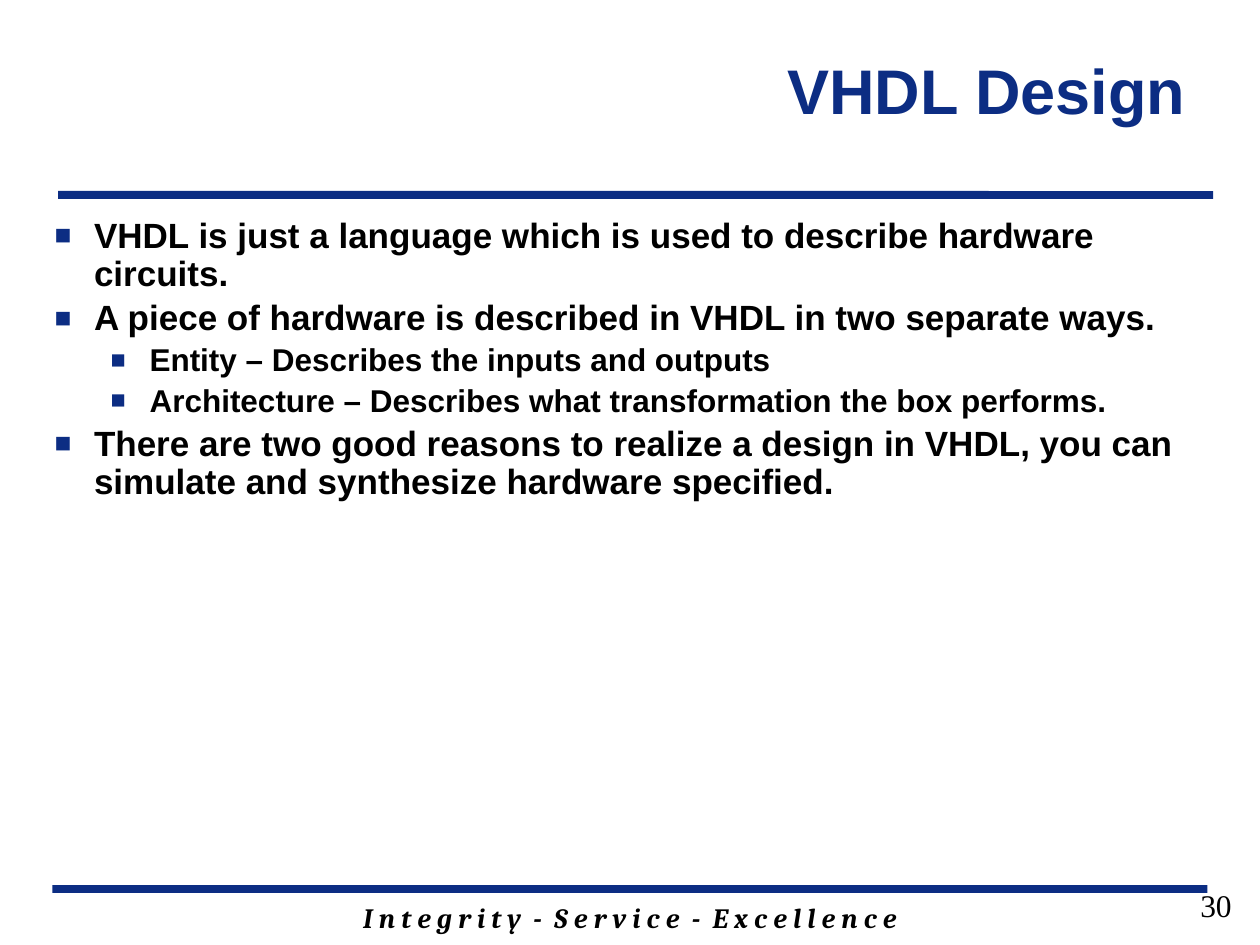
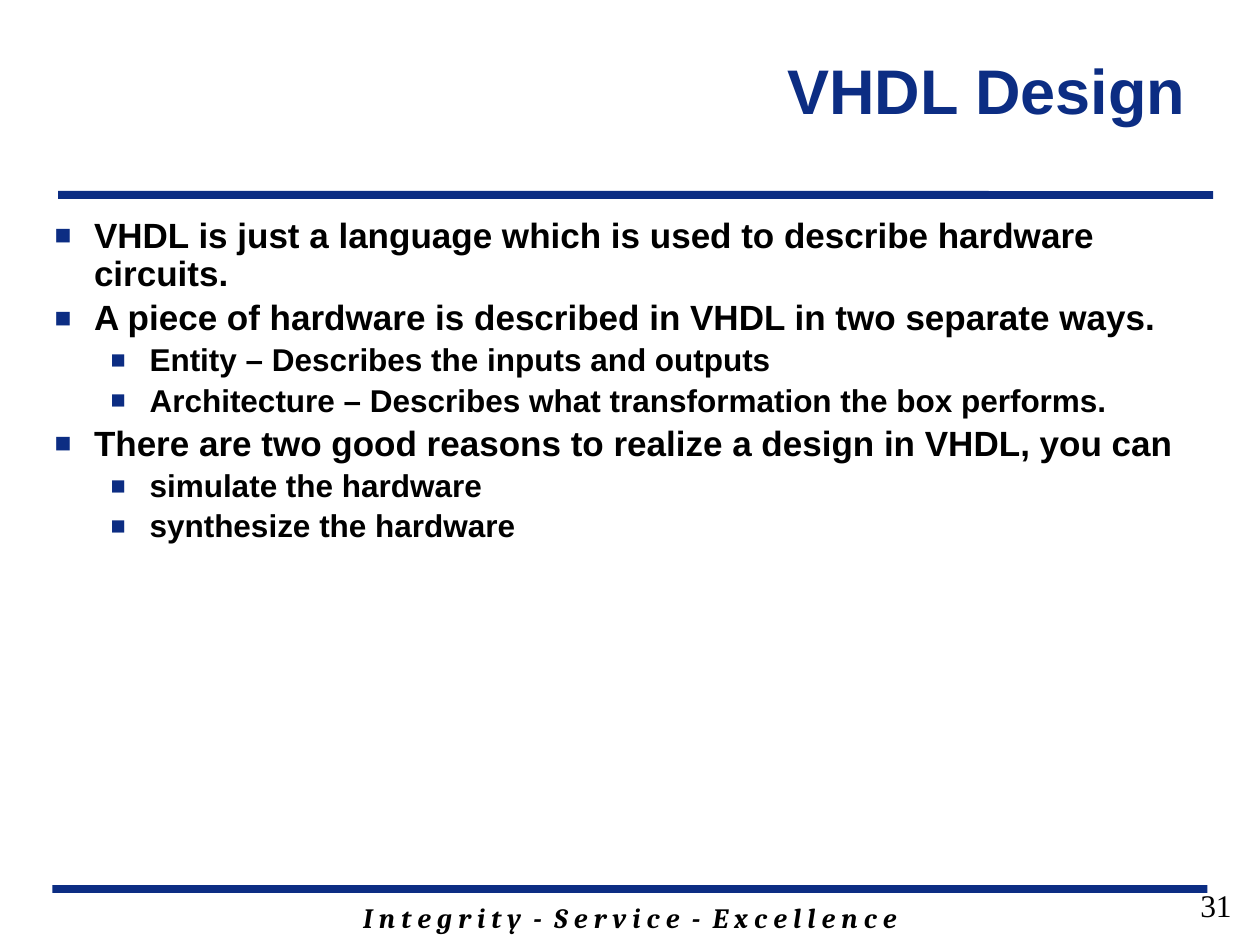
Before and after one commit to GeorgeYork/ECE383_web, a slide deck: slide 31 of lecture/slides/ECE_383_Lec1.pptx (slide 30 before the commit). Drawn at 1260x945 pixels with LibreOffice and Linux fonts; fonts in the diff are those of the drawing; background and template pictures are left out. Boxes give left, top, right and bottom in pixels: in the first picture for what was removed or moved away, otherwise in the second. Text is boxed around its words. In the diff, an @@ line names an element or a change of style, - is before the commit and + after.

Commit message:
final update for 2018 lsn 1

```diff
--- a/lecture/slides/ECE_383_Lec1.pptx
+++ b/lecture/slides/ECE_383_Lec1.pptx
@@ text at [94, 430, 1172, 543]: text changed @@
-■ There are two good reasons to realize a design in VHDL, you can simulate and synthesize hardware specified.
+■ There are two good reasons to realize a design in VHDL, you can
+  ■ simulate the hardware
+  ■ synthesize the hardware
@@ page number at [1200, 892, 1231, 918]: text changed @@
-30
+31
```
Also in this commit, not shown: 4 other slides changed, 3 slides added, 2 slides removed.
